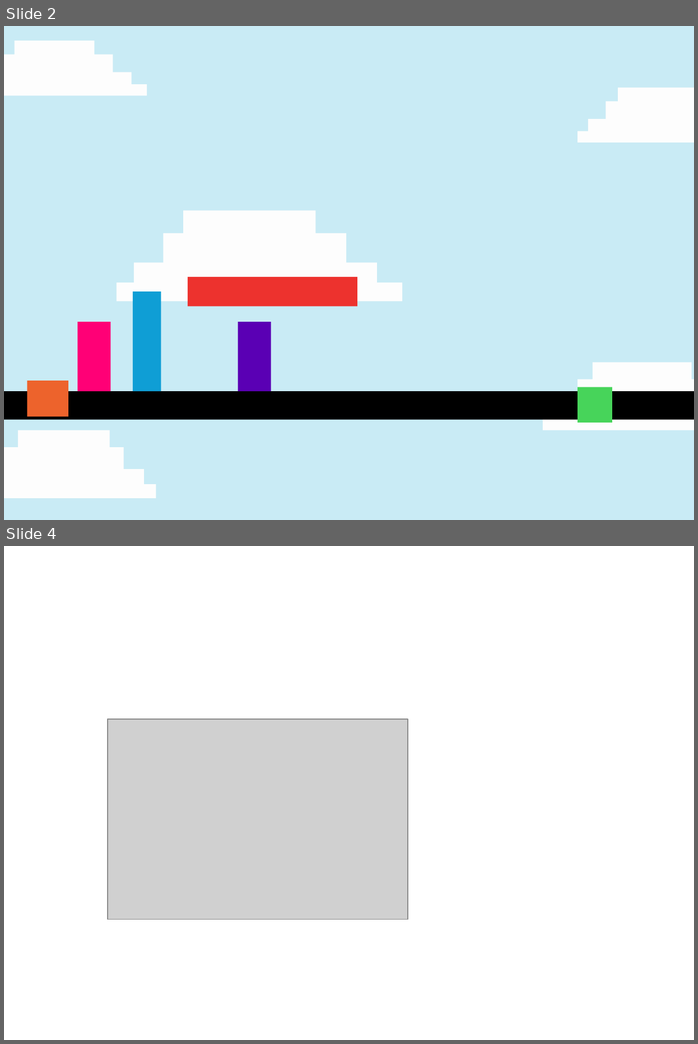
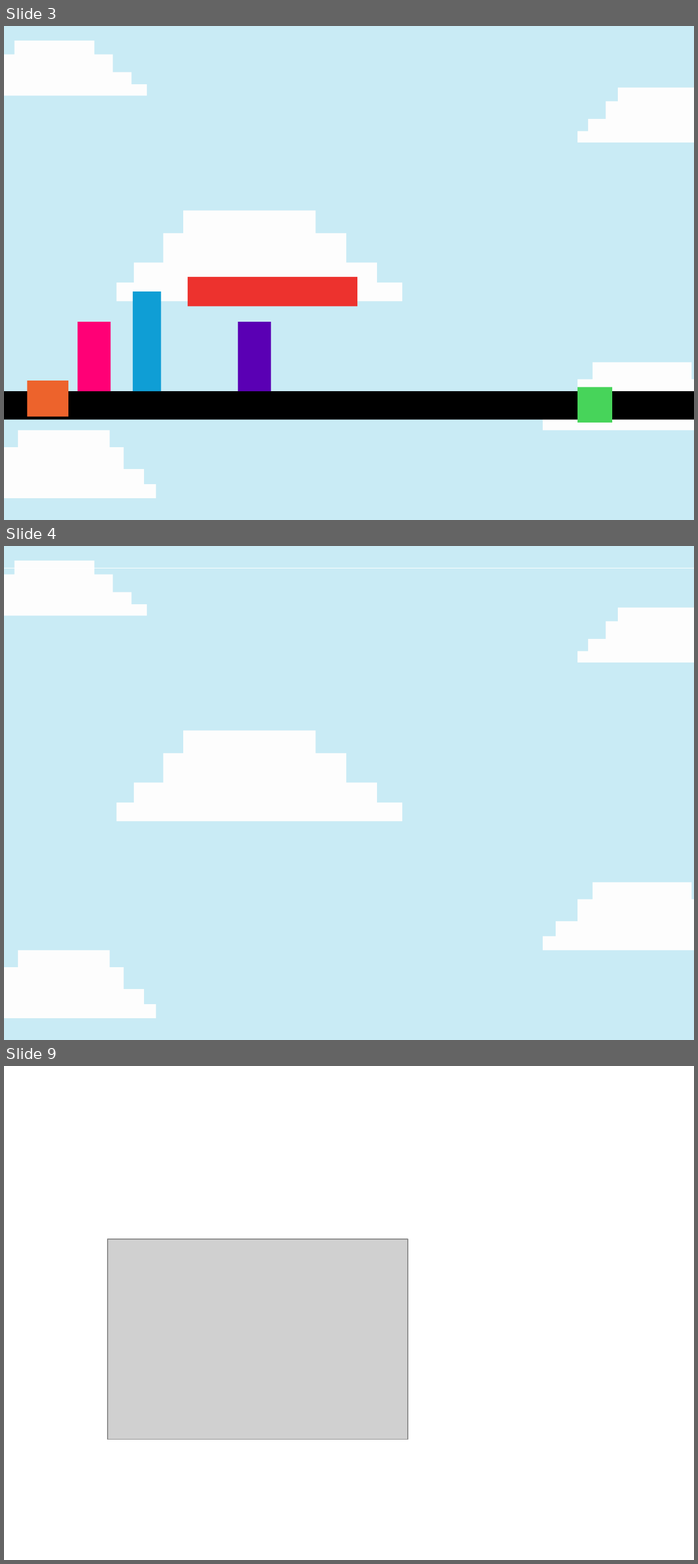
Before and after one commit to IyladaK/Block-World, a slide deck: resources/BlockWorld graphics.pptx. Shown one above the other, each under a label of ours: slides 2 and 4 before the commit, slides 3, 4 and 9 after it; the slides between them are not shown. The pictures are 698x1044 and 698x1564 pixels, drawn with LibreOffice and Linux fonts; fonts in the diff are those of the drawing; grey boxes stand for pictures. Boxes give left, top, right and bottom in pixels: in the first picture for what was removed or moved away, otherwise in the second. Text is boxed around its words. In the diff, an @@ line names an element or a change of style, - is before the commit and + after.

```diff
--- a/resources/BlockWorld graphics.pptx
+++ b/resources/BlockWorld graphics.pptx
@@ slide 4 added at (4, 546, 694, 1040), background #FFFFFF @@
@@ rectangle added at (4, 546, 694, 1040), fill #59C2E0 @@
@@ freeform shape added at (4, 561, 146, 615), fill #F9F9F9 @@
@@ rectangle added at (4, 546, 694, 1040), fill #FFFFFF at 68% opacity @@
@@ line added from (4, 568) to (694, 568), #FFFFFF 0.25 pt @@
@@ freeform shape added at (577, 607, 694, 662), fill #F9F9F9 @@
@@ freeform shape added at (116, 730, 402, 821), fill #F9F9F9 @@
@@ freeform shape added at (542, 882, 694, 949), fill #F9F9F9 @@
@@ freeform shape added at (4, 950, 156, 1018), fill #F9F9F9 @@
@@ what was slide 2 is now slide 3 @@
@@ what was slide 4 is now slide 9 @@
```
Also in this commit, not shown: 1 slide changed, 4 other slides added, 1 other file.
